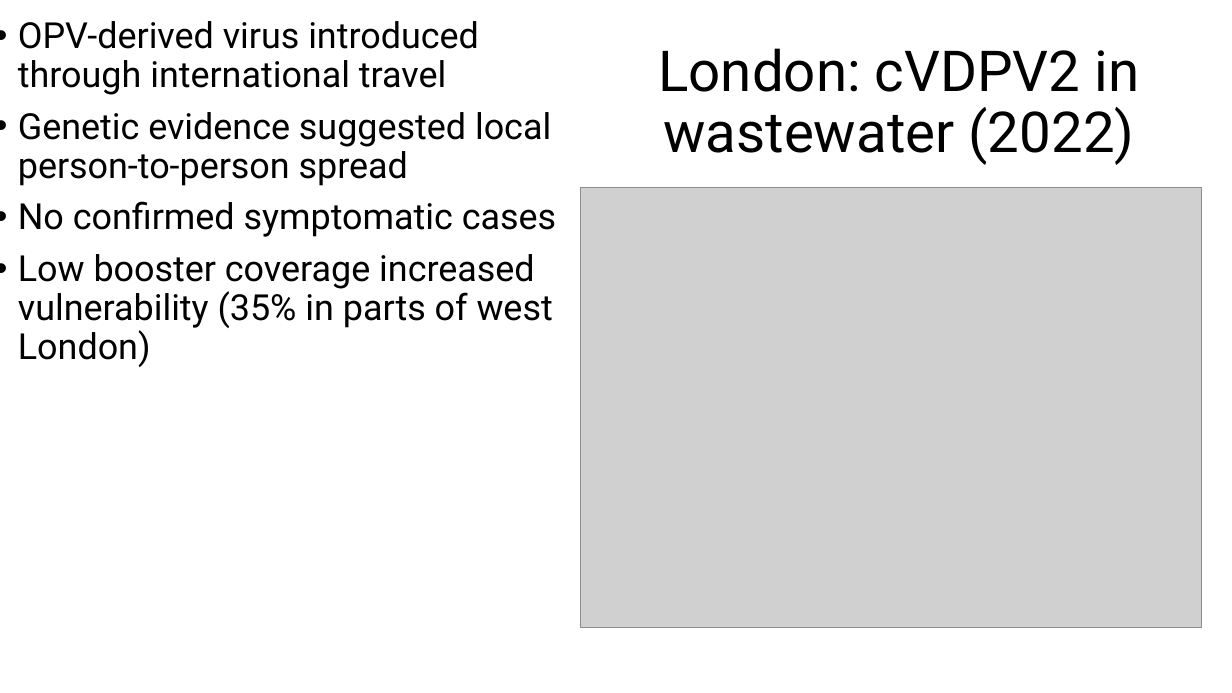
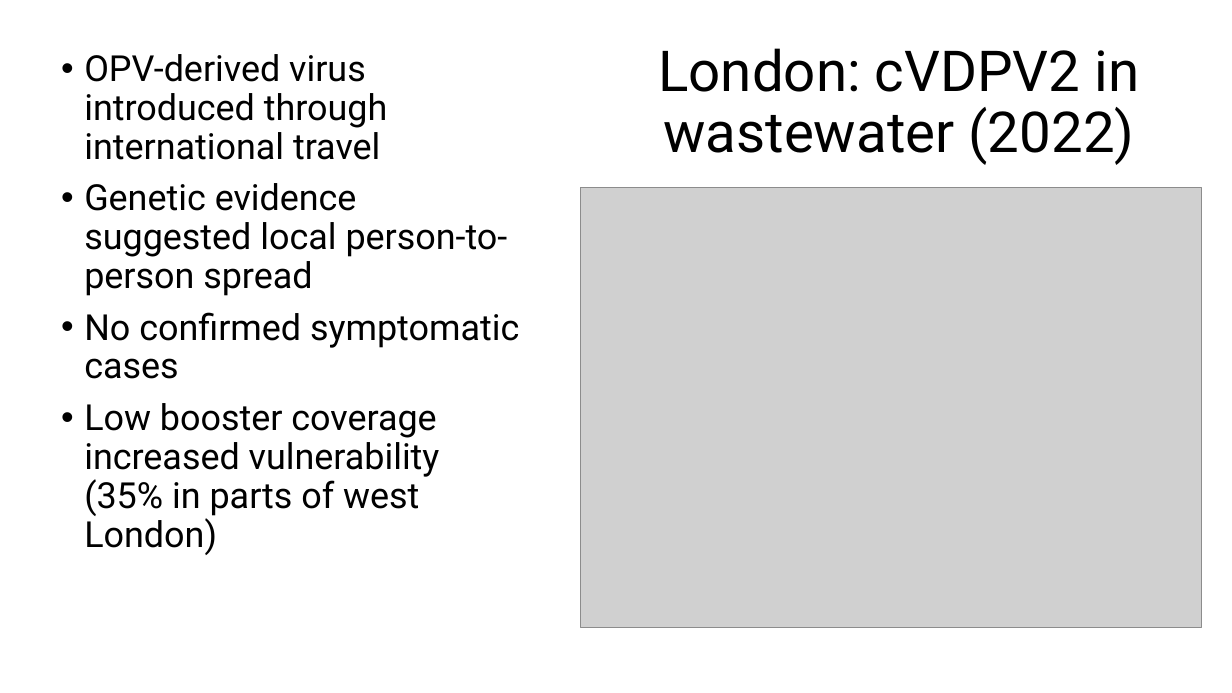
Before and after one commit to tstallins/tstallins.github.io, a slide deck: slide 15 of courses/261/politicalonline.pptx. Drawn at 1232x693 pixels with LibreOffice and Linux fonts; fonts in the diff are those of the drawing; grey boxes stand for pictures. Boxes give left, top, right and bottom in pixels: in the first picture for what was removed or moved away, otherwise in the second. Text is boxed around its words. In the diff, an @@ line names an element or a change of style, - is before the commit and + after.

```diff
--- a/courses/261/politicalonline.pptx
+++ b/courses/261/politicalonline.pptx
@@ text "OPV-derived virus introduced through international ..." rewrapped from [18, 21, 556, 367] to [84, 54, 519, 555] @@
```
Also in this commit, not shown: 5 slides removed.
